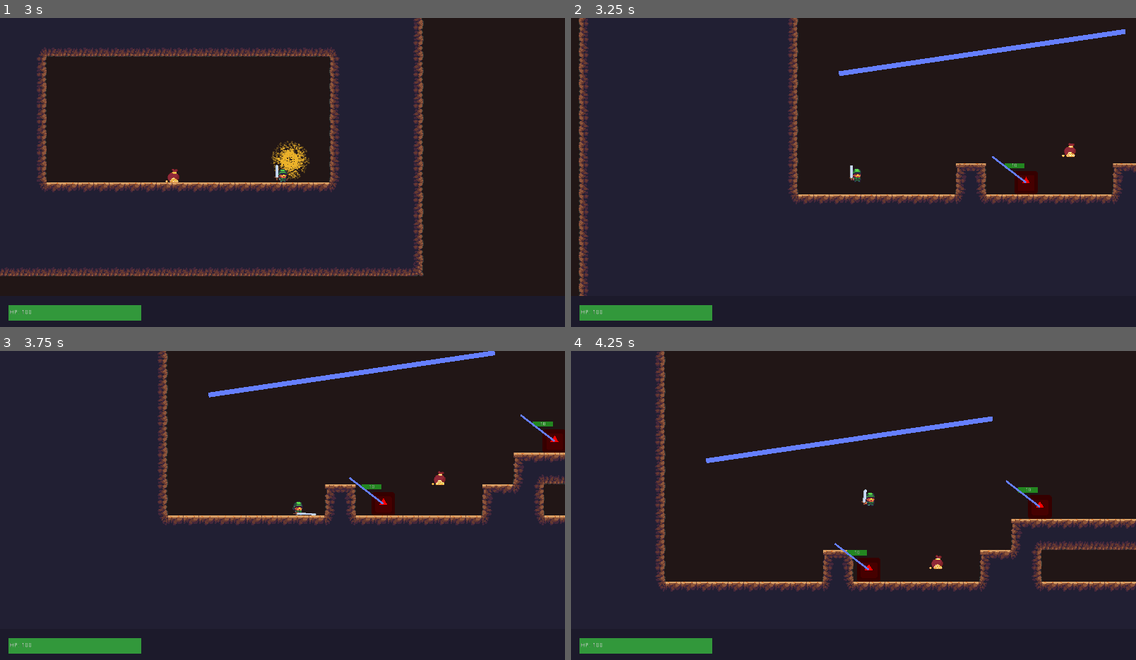
Above: before the commit, frames 1-4 (two rows, left to right).
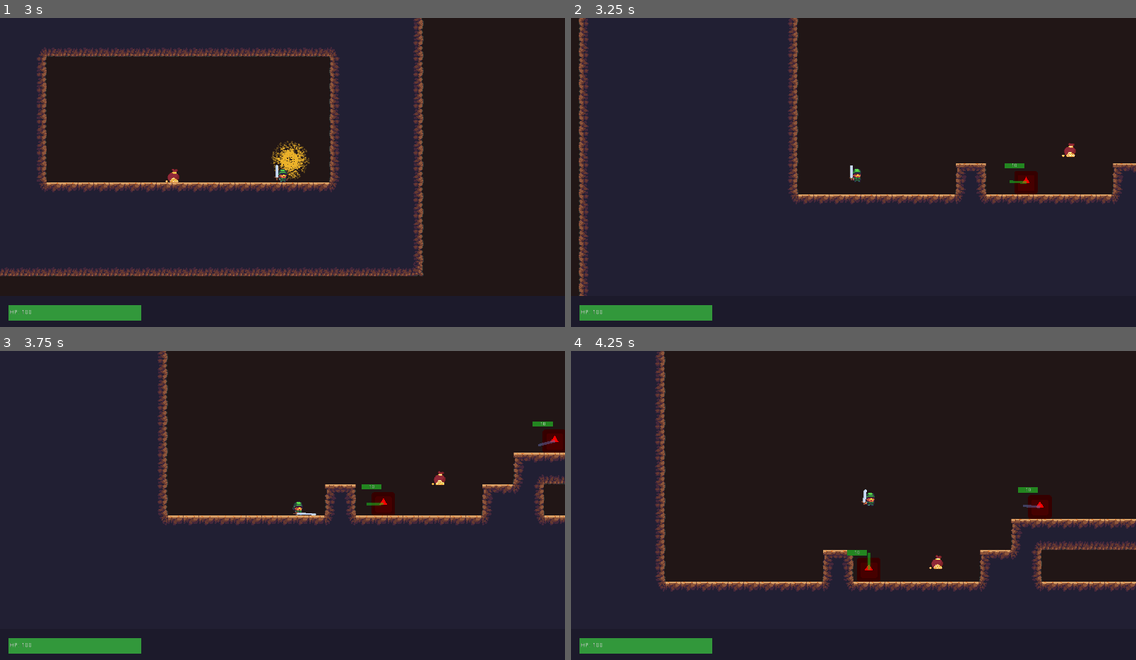
Above: after the commit, the same moments.

Repository: totalfreak/2D-Diablo
Game: Godot game, scene res://Scenes/Worlds/World1.tscn
Same seed, same stepped clock (60 frames per second), same inputs: the game is played once before the commit and once after it. The engine's default icon, where the game draws it, is replaced by a stand-in: a white triangle on a blue panel in a dark square.
Inputs:
- Up to frame 1 (3 s): tap Enter (ui_accept) at 0.5, 0.77, 1.52 s; hold Right (ui_right) 0.53-2.03 s; tap V (Attack) at 0.6, 2.1 s; tap Shift (dodge) at 1.35, 2.85 s; hold Left (ui_left) 2.03-2.78 s; hold Right (ui_right) from 2.78 s (still down)
- Up to frame 2 (3.25 s): keep holding Right (ui_right); tap Enter (ui_accept) at 3.02 s
- Up to frame 3 (3.75 s): keep holding Right (ui_right); tap V (Attack) at 3.6 s
- Up to frame 4 (4.25 s): keep holding Right (ui_right); tap Enter (ui_accept) at 3.77 s

Frame 1 is identical in both runs. In frame 2, 0.9% of the frame differs, in the area x 47-99%, y 3-54%; in frame 3, 1.0%, in the area x 36-99%, y 0-50%; in frame 4, 1.0%.

Commit message:
Made enemies' ray towards player work

Diff:
--- a/Scenes/Enemies/Enemy.gd
+++ b/Scenes/Enemies/Enemy.gd
@@ -44,6 +44,12 @@
 	rightSurfaceRay.add_exception(get_tree().get_nodes_in_group("Loot")[0])
 	leftPlayerRay.add_exception(get_tree().get_nodes_in_group("Loot")[0])
 	playerRay.add_exception(get_tree().get_nodes_in_group("Loot")[0])
+	randomize()
+	playerRayLine.default_color = Color(rand_range(0.0, 1.0), rand_range(0.0, 1.0), rand_range(0.0, 1.0), 0.5)
+	self.remove_child(playerRayLine)
+	self.remove_child(playerRay)
+	get_tree().get_root().get_node("World").call_deferred("add_child", playerRay)
+	get_tree().get_root().get_node("World").call_deferred("add_child", playerRayLine)
 	rightPlayerRay.add_exception(get_tree().get_nodes_in_group("Loot")[0])
 	takeDamageTimer.connect("timeout", self, "_Stop_Taking_Damage")
 	pass
@@ -53,7 +59,11 @@
 	rayBools[0] = leftSurfaceRay.is_colliding()
 	rayBools[1] = rightSurfaceRay.is_colliding()
 	if player:
+		playerRay.position.x = self.get_global_position().x
+		playerRay.position.y = self.get_global_position().y
 		playerRay.set_cast_to((player.get_global_position() - self.get_global_position()).normalized() * (followRange / 10))
+		playerRayLine.set_point_position(0, self.get_global_position() + playerRay.cast_to)
+		playerRayLine.set_point_position(1, self.get_global_position())
 	playerBools[0] = leftPlayerRay.is_colliding()
 	playerBools[1] = rightPlayerRay.is_colliding()
 
--- a/Scenes/Enemies/Enemy.tscn
+++ b/Scenes/Enemies/Enemy.tscn
@@ -61,27 +61,28 @@
 
 [node name="surfaceRayLeft" type="RayCast2D" parent="." index="2"]
 
-position = Vector2( -36, 0 )
-enabled = true
-exclude_parent = true
-cast_to = Vector2( 0, 64 )
-collision_mask = 1
-_sections_unfolded = [ "Transform" ]
-
-[node name="surfaceRayRight" type="RayCast2D" parent="." index="3"]
-
-position = Vector2( 36, 0 )
-enabled = true
-exclude_parent = true
-cast_to = Vector2( 0, 64 )
-collision_mask = 1
-_sections_unfolded = [ "Transform" ]
-
-[node name="playerRayLeft" type="RayCast2D" parent="." index="4"]
-
 position = Vector2( -32, 0 )
 enabled = true
 exclude_parent = true
+cast_to = Vector2( 0, 64 )
+collision_mask = 1
+_sections_unfolded = [ "Transform" ]
+
+[node name="surfaceRayRight" type="RayCast2D" parent="." index="3"]
+
+position = Vector2( 32, 0 )
+enabled = true
+exclude_parent = true
+cast_to = Vector2( 0, 64 )
+collision_mask = 1
+_sections_unfolded = [ "Transform" ]
+
+[node name="playerRayLeft" type="RayCast2D" parent="." index="4"]
+
+visible = false
+position = Vector2( -32, 0 )
+enabled = false
+exclude_parent = true
 cast_to = Vector2( -32, 0 )
 collision_mask = 1
 
@@ -90,13 +91,15 @@
 position = Vector2( -32, 0 )
 enabled = true
 exclude_parent = true
-cast_to = Vector2( -32, 0 )
-collision_mask = 1
+cast_to = Vector2( -35, 0 )
+collision_mask = 1
+_sections_unfolded = [ "Transform" ]
 
 [node name="playerRayRight" type="RayCast2D" parent="." index="6"]
 
+visible = false
 position = Vector2( 32, 0 )
-enabled = true
+enabled = false
 exclude_parent = true
 cast_to = Vector2( 32, 0 )
 collision_mask = 1
@@ -104,9 +107,10 @@
 [node name="playerRayLine" type="Line2D" parent="." index="7"]
 
 z_index = 2
-points = PoolVector2Array( -92, -70.6667, 0, 0 )
+points = PoolVector2Array( 0, 0, 0, 0 )
 width = 5.0
 default_color = Color( 0.4, 0.5, 1, 1 )
+texture_mode = 432
 sharp_limit = 2.0
 round_precision = 8
 _sections_unfolded = [ "Fill", "Z Index" ]
--- a/Scenes/Worlds/World2.tscn
+++ b/Scenes/Worlds/World2.tscn
@@ -63,13 +63,3 @@
 [node name="Gold Pouch" parent="." index="6" instance=ExtResource( 6 )]
 
 position = Vector2( 616, 549 )
-
-[node name="Line2D" type="Line2D" parent="." index="7"]
-
-points = PoolVector2Array( 731, 308, 147, 394 )
-width = 10.0
-default_color = Color( 0.4, 0.5, 1, 1 )
-texture_mode = 259090672
-sharp_limit = 2.0
-round_precision = 8
-_sections_unfolded = [ "Transform" ]
